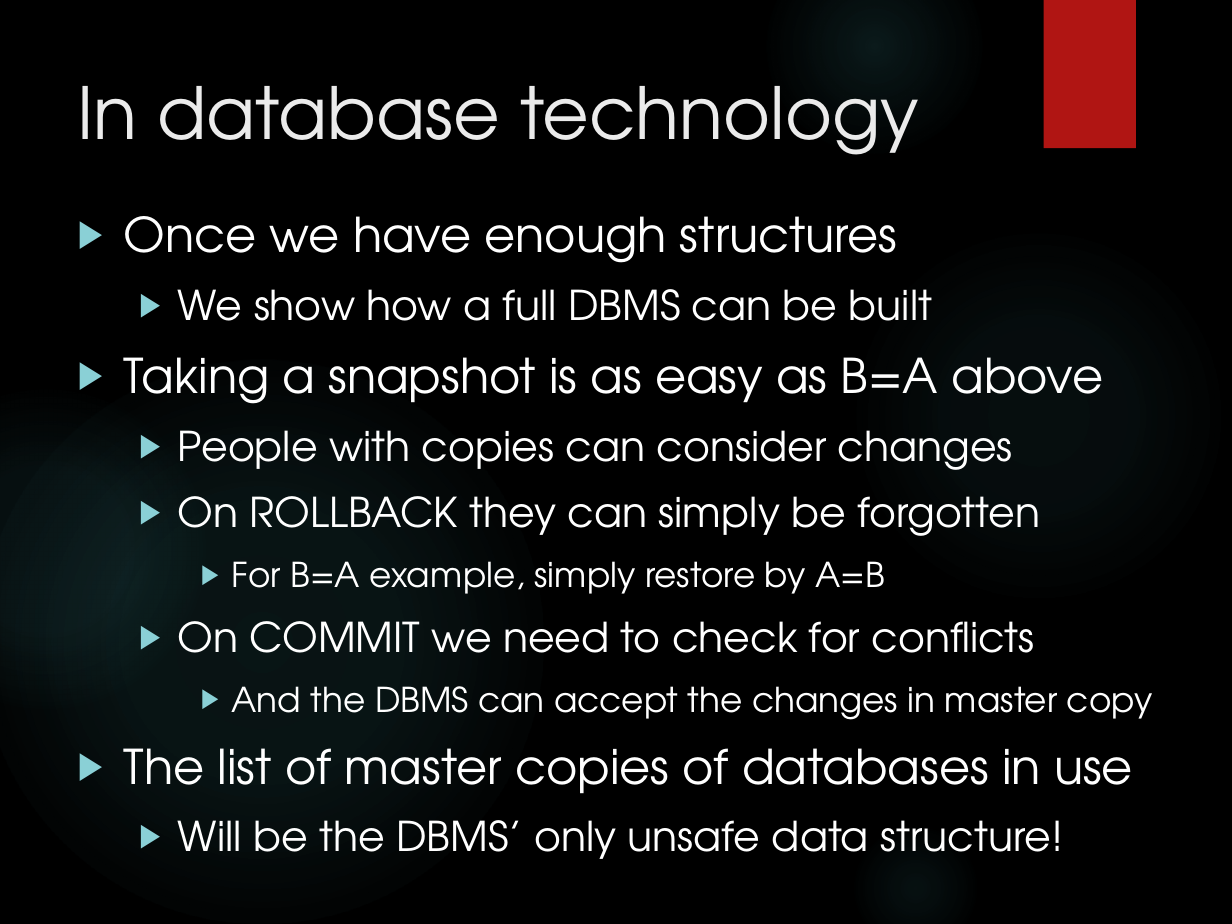
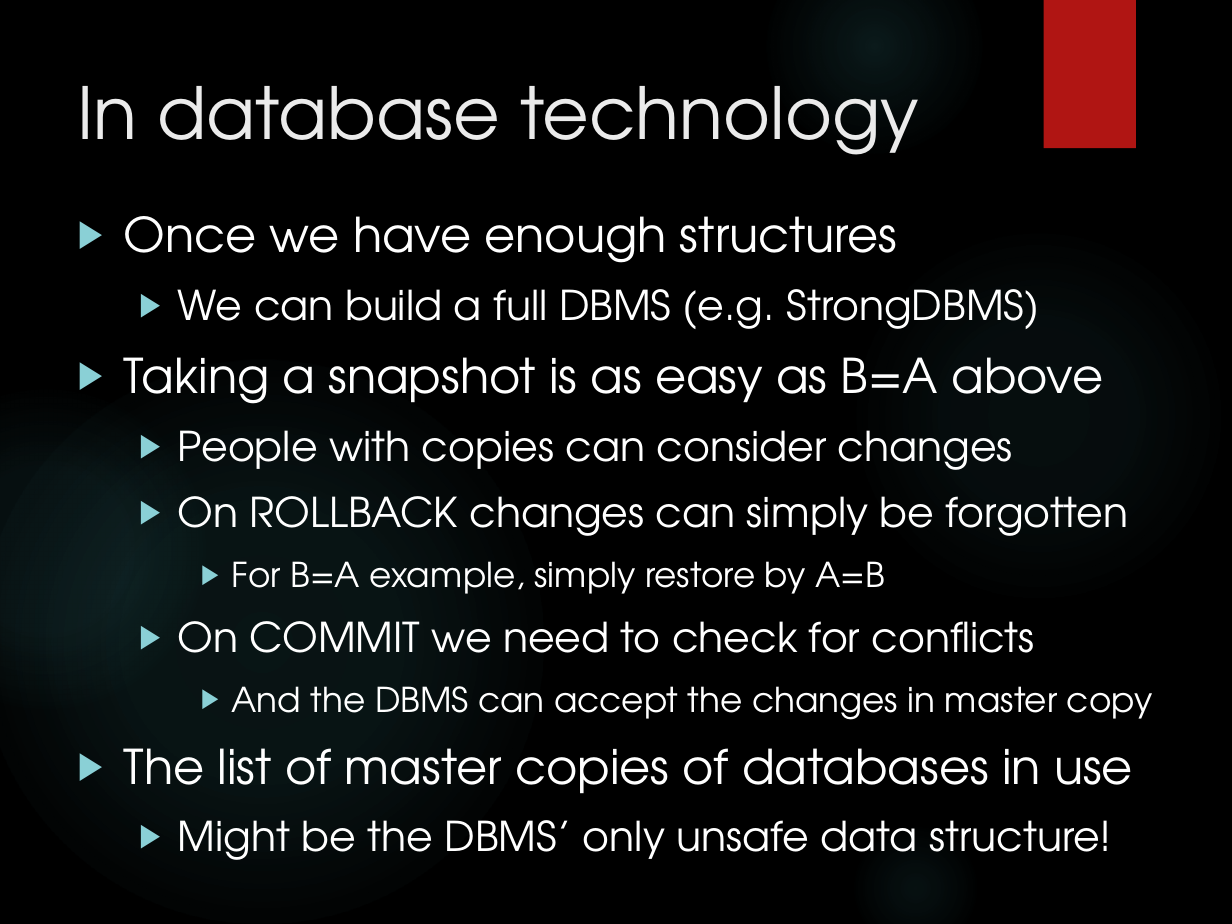
Before and after one commit to MalcolmCrowe/ShareableDataStructures, a slide deck: slide 5 of Shareable Data Structures.pptx. Drawn at 1232x924 pixels with LibreOffice and Linux fonts; fonts in the diff are those of the drawing; background and template pictures are left out. Boxes give left, top, right and bottom in pixels: in the first picture for what was removed or moved away, otherwise in the second. Text is boxed around its words. In the diff, an @@ line names an element or a change of style, - is before the commit and + after.

```diff
--- a/Shareable Data Structures.pptx
+++ b/Shareable Data Structures.pptx
@@ text at [178, 289, 1039, 329]: text changed @@
-  ▶ We show how a full DBMS can be built
+  ▶ We can build a full DBMS (e.g. StrongDBMS)
@@ text at [178, 496, 1129, 536]: text changed @@
-  ▶ On ROLLBACK they can simply be forgotten
+  ▶ On ROLLBACK changes can simply be forgotten
@@ text at [178, 820, 1112, 860]: text changed @@
-  ▶ Will be the DBMS’ only unsafe data structure!
+  ▶ Might be the DBMS’ only unsafe data structure!
```
Also in this commit, not shown: 6 other slides changed, 38 other files.
